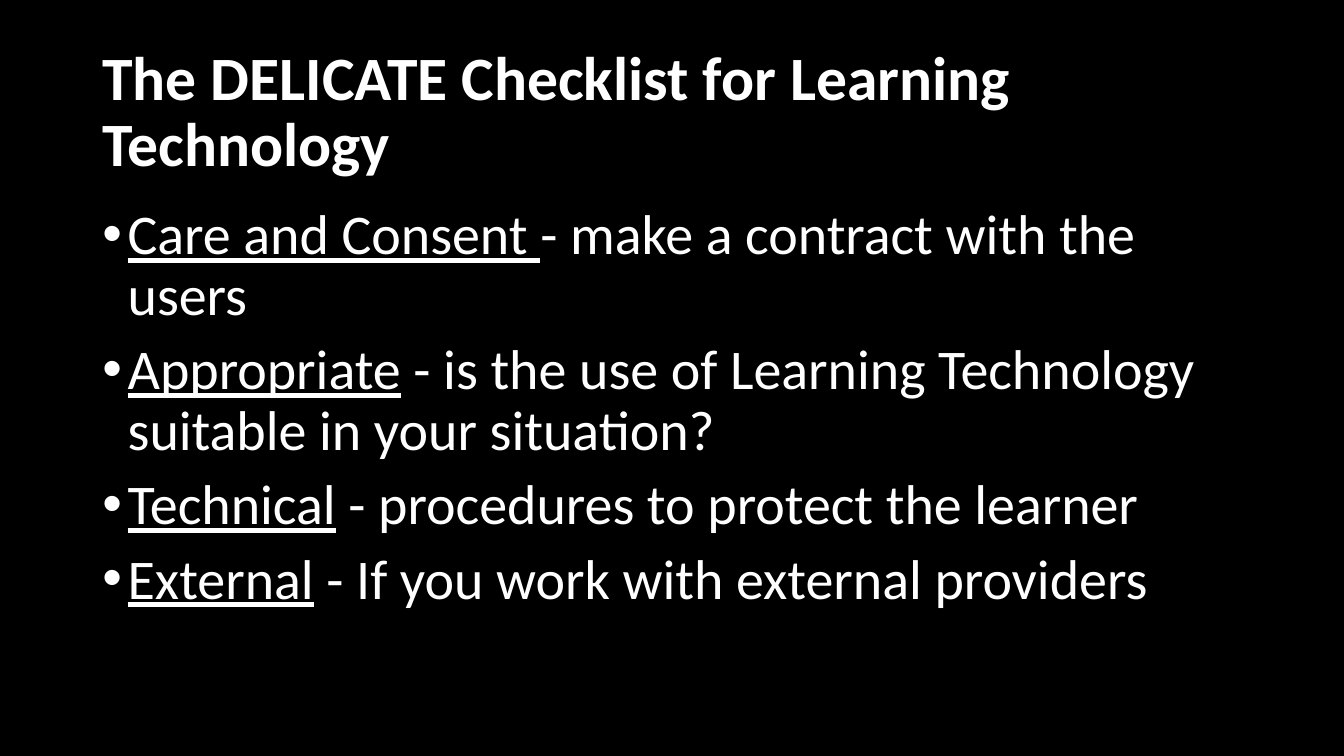
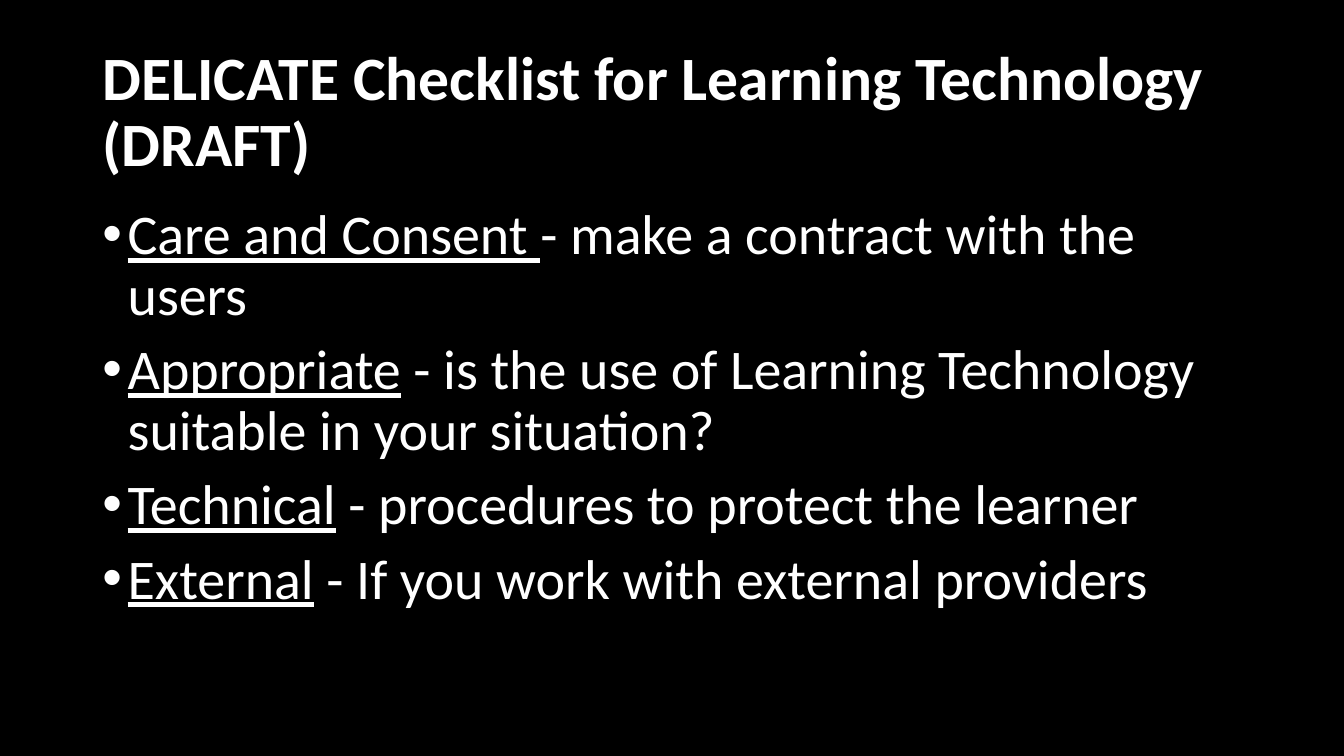
Before and after one commit to LearnerPrivacy/hugo-site, a slide deck: slide 6 of static/lectures/006-ALTEthics.pptx (slide 5 before the commit). Drawn at 1344x756 pixels with LibreOffice and Linux fonts; fonts in the diff are those of the drawing; background and template pictures are left out. Boxes give left, top, right and bottom in pixels: in the first picture for what was removed or moved away, otherwise in the second. Text is boxed around its words. In the diff, an @@ line names an element or a change of style, - is before the commit and + after.

```diff
--- a/static/lectures/006-ALTEthics.pptx
+++ b/static/lectures/006-ALTEthics.pptx
@@ title at [102,56,1203,175]: text changed @@
-The DELICATE Checklist for Learning Technology
+DELICATE Checklist for Learning Technology (DRAFT)
```
Also in this commit, not shown: 3 other slides changed, 1 slide added, 1 slide removed.
